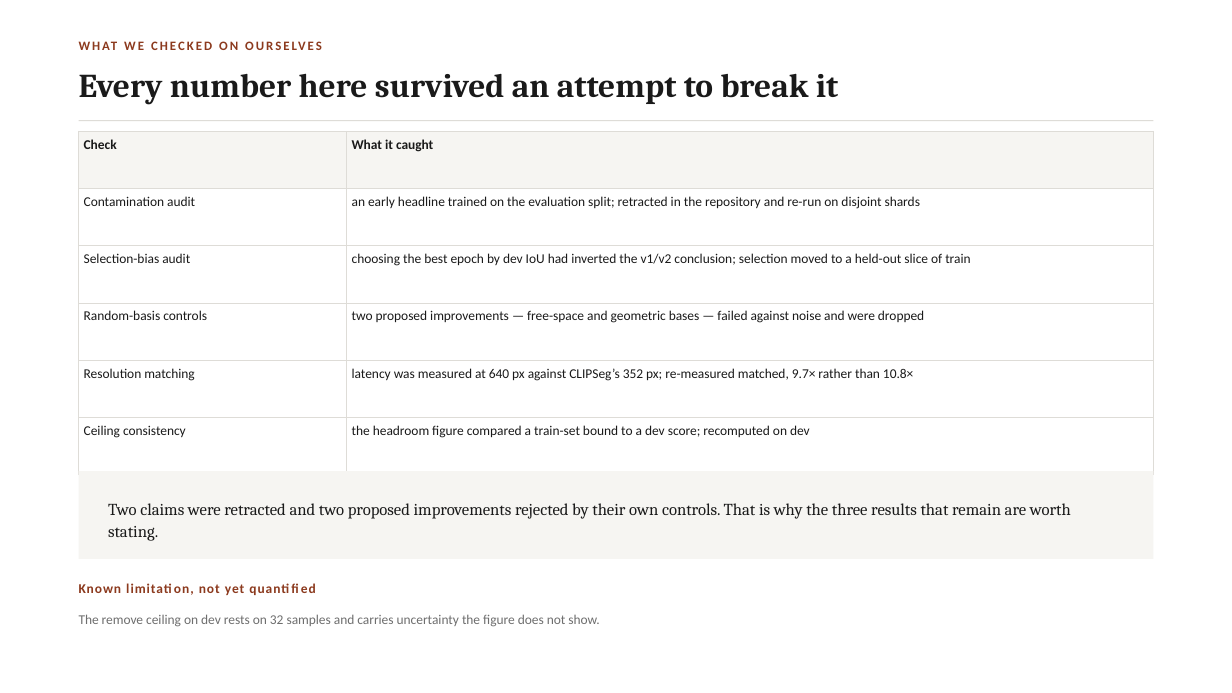
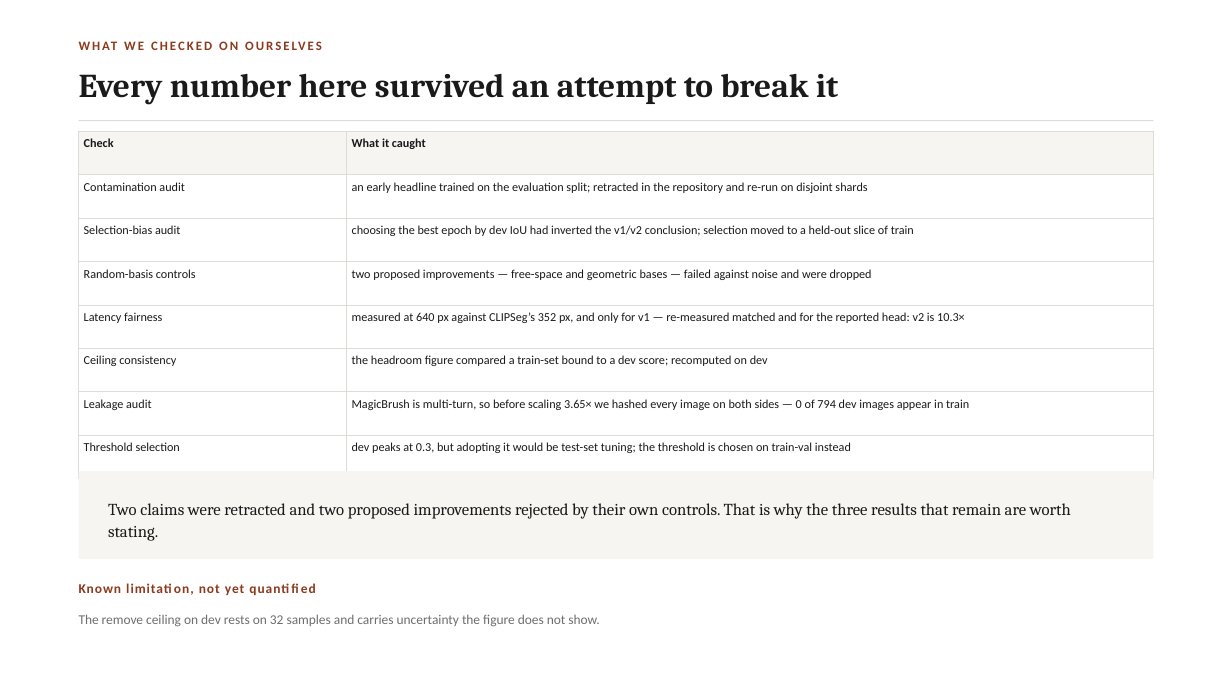
Before and after one commit to Amritha902/edit-region-prediction, a slide deck: slide 11 of deck/ISE_Review1_Final.pptx (slide 9 before the commit). Drawn at 1232x693 pixels with LibreOffice and Linux fonts; fonts in the diff are those of the drawing. Boxes give left, top, right and bottom in pixels: in the first picture for what was removed or moved away, otherwise in the second. Text is boxed around its words. In the diff, an @@ line names an element or a change of style, - is before the commit and + after.

```diff
--- a/deck/ISE_Review1_Final.pptx
+++ b/deck/ISE_Review1_Final.pptx
@@ table at [79, 131, 1153, 457] @@
-row 5, column 1: Resolution matching
+row 5, column 1: Latency fairness
-row 5, column 2: latency was measured at 640 px against CLIPSeg’s 352 px; re-measured matched, 9.7× rather than 10.8×
+row 5, column 2: measured at 640 px against CLIPSeg’s 352 px, and only for v1 — re-measured matched and for the reported head: v2 is 10.3×
+row 7: Leakage audit | MagicBrush is multi-turn, so before scaling 3.65× we hashed every image on both sides — 0 of 794 dev images appear in train
+row 8: Threshold selection | dev peaks at 0.3, but adopting it would be test-set tuning; the threshold is chosen on train-val instead
```
Also in this commit, not shown: 3 other slides changed, 4 slides added, 2 slides removed, 14 other files.
